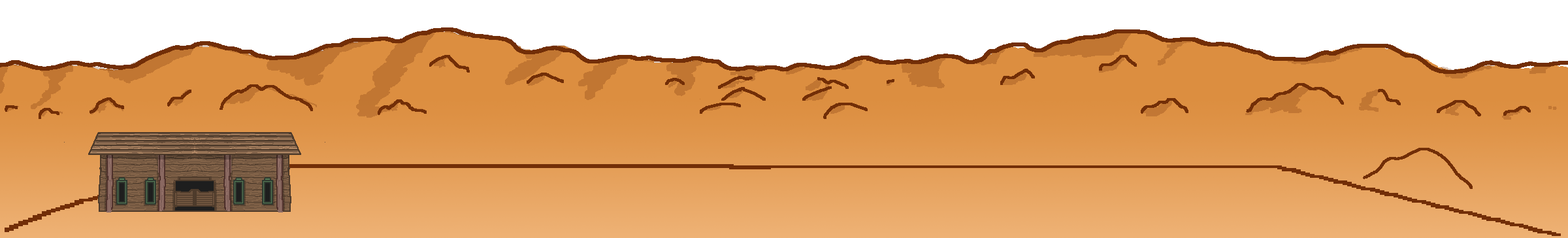
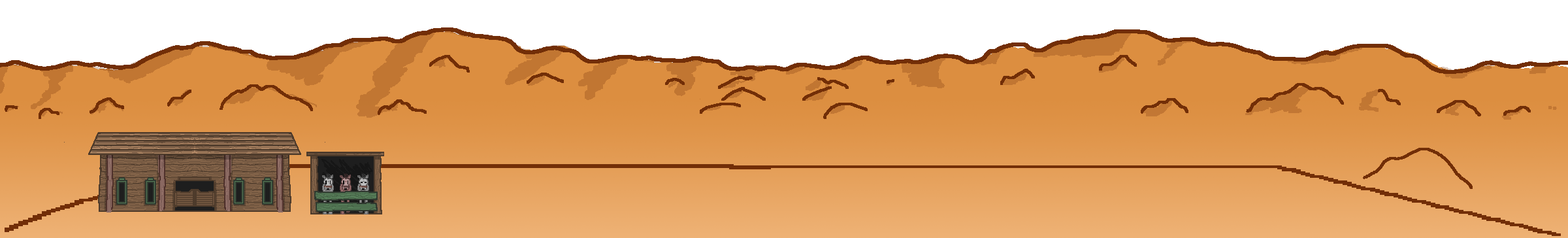
Layers edited between the first and the second 1568×238 image:
added group "Group 1" with 9 layers above "Tavern copy" over [306, 151, 385, 215]
added layer "plank outline" in group "Group 1" over [314, 190, 378, 212]
added layer "plank detail" in group "Group 1" over [315, 192, 378, 210]
added layer "plank color" in group "Group 1" over [314, 191, 378, 212]
added layer "Layer 13" in group "Group 1" over [339, 173, 352, 215]
added layer "Layer 12" in group "Group 1" over [322, 173, 370, 215]
added layer "stable outline" in group "Group 1" over [306, 151, 385, 215]
added layer "shading" (25%) in group "Group 1" over [310, 155, 380, 213]
added layer "stable detail" in group "Group 1" over [310, 152, 382, 214]
added layer "stable coloring" in group "Group 1" over [307, 152, 385, 215]
